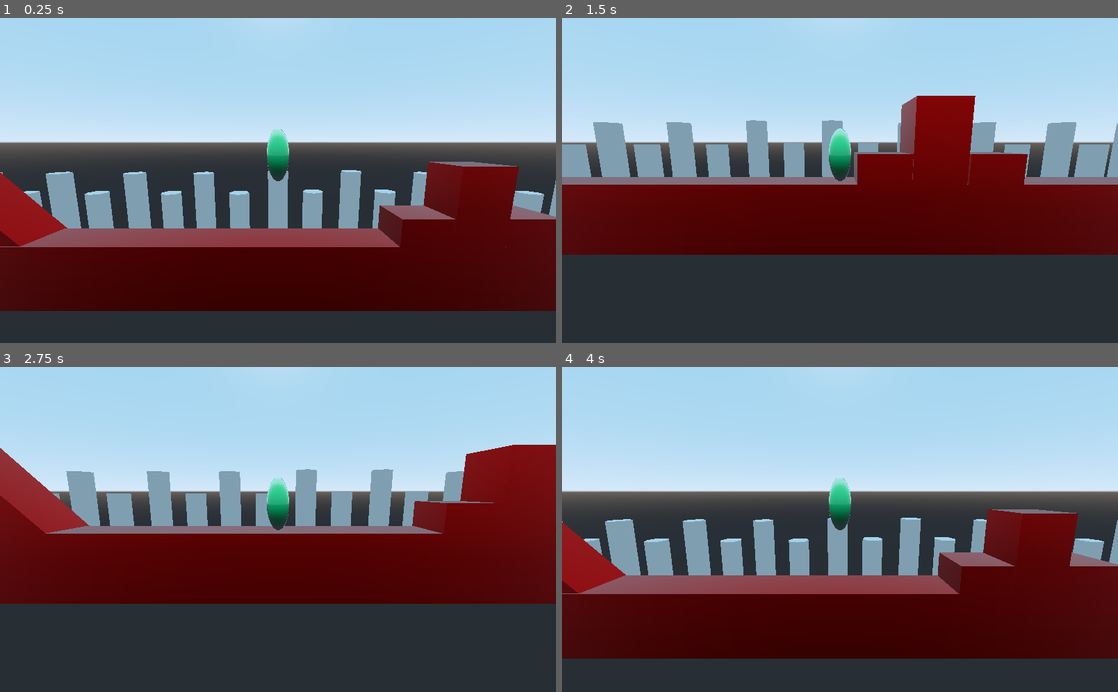
Above: before the commit, frames 1-4 (two rows, left to right).
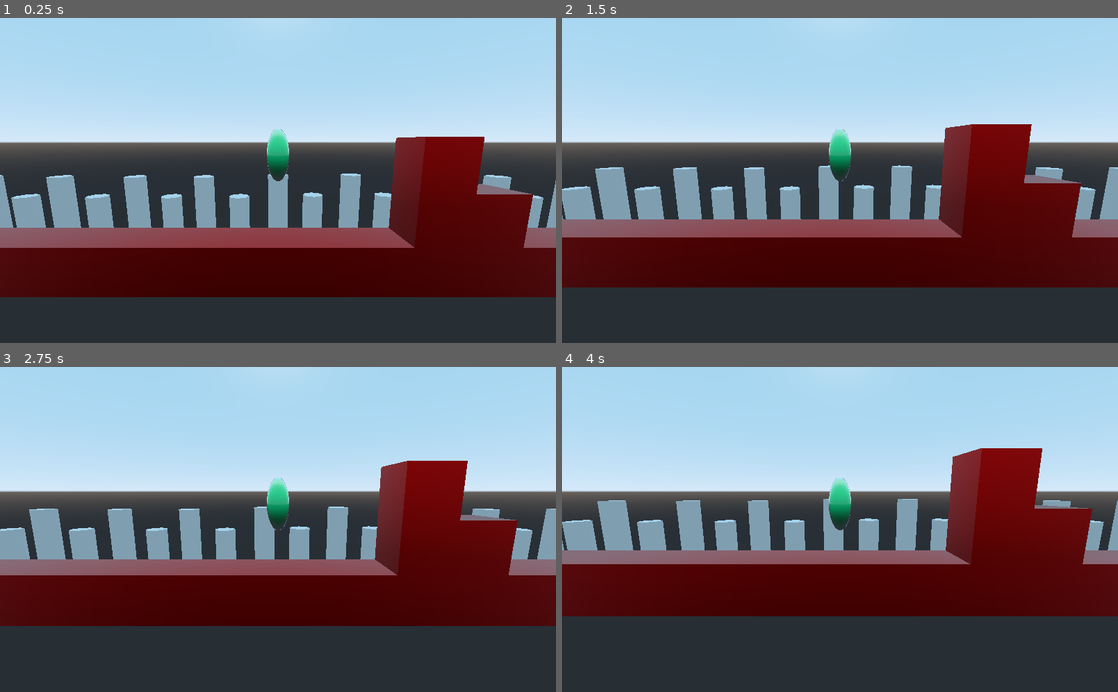
Above: after the commit, the same moments.

Repository: TresSims/YAPP
Game: Godot game, scene res://Start.tscn
The game is run twice, just before and just after one commit, with the same random seed, the same clock (stepped at 60 frames per second) and the same inputs.
Inputs:
- Up to frame 1 (0.25 s): no input
- Up to frame 2 (1.5 s): hold Right (ui_right) 0.53-1.28 s; hold Left (ui_left) from 1.28 s (still down)
- Up to frame 3 (2.75 s): release Left (ui_left) at 2.03 s; hold Right (ui_right) from 2.03 s (still down)
- Up to frame 4 (4 s): release Right (ui_right) at 2.78 s; hold Up (ui_up) 2.78-3.53 s; hold Left (ui_left) from 3.53 s (still down)

The runs differ from the first frame. In frame 1, 11% of the frame differs, in the area x 0-100%, y 36-91%; in frame 2, 35%, in the area x 0-100%, y 23-83%; in frame 3, 31%; in frame 4, 32%.

Commit message:
By all accounts this should work, and yet here we are.

Diff:
--- a/Start.tscn
+++ b/Start.tscn
@@ -1,7 +1,10 @@
-[gd_scene load_steps=6 format=2]
+[gd_scene load_steps=7 format=2]
 
 [ext_resource path="res://scripts/Mechanics.gd" type="Script" id=1]
 [ext_resource path="res://mat/Terrain.tres" type="Material" id=2]
+
+[sub_resource type="PhysicsMaterial" id=4]
+friction = 0.0
 
 [sub_resource type="CapsuleShape" id=1]
 radius = 1.06489
@@ -22,6 +25,9 @@
 [node name="RigidBody" type="RigidBody" parent="."]
 transform = Transform( 1, 0, 0, 0, 1, 0, 0, 0, 1, 0, 3.385, 0 )
 mode = 2
+physics_material_override = SubResource( 4 )
+gravity_scale = 2.0
+axis_lock_linear_z = true
 script = ExtResource( 1 )
 
 [node name="CollisionShape" type="CollisionShape" parent="RigidBody"]
@@ -43,53 +49,22 @@
 [node name="FG" type="Spatial" parent="."]
 
 [node name="Ground" type="CSGBox" parent="FG"]
-transform = Transform( 1, 0, 0, 0, 1, 0, 0, 0, 1, 0, -0.683127, -0.32858 )
-use_collision = true
-width = 99.2876
-height = 2.72746
+use_collision = true
+width = 100.0
 material = SubResource( 3 )
 
 [node name="CSGBox" type="CSGBox" parent="FG"]
-transform = Transform( 1, 0, 0, 0, 1, 0, 0, 0, 1, 5.66683, 0.786175, -0.331527 )
-use_collision = true
-material = ExtResource( 2 )
-
-[node name="CSGBox8" type="CSGBox" parent="FG"]
-transform = Transform( 0.70691, -0.707304, 0, 0.707304, 0.70691, 0, 0, 0, 1, -11.9443, 1.24525, -0.396713 )
-use_collision = true
-width = 2.07049
-height = 6.30773
-material = ExtResource( 2 )
-
-[node name="CSGBox9" type="CSGBox" parent="FG"]
-transform = Transform( -0.717204, -0.696863, 0, 0.696863, -0.717204, 0, 0, 0, 1, -14.9191, 1.19689, -0.396713 )
-use_collision = true
-width = 2.07049
-height = 6.30773
+transform = Transform( 1, 0, 0, 0, 1, 0, 0, 0, 1, 6, 2, 0 )
+use_collision = true
 material = ExtResource( 2 )
 
 [node name="CSGBox2" type="CSGBox" parent="FG"]
-transform = Transform( 1, 0, 0, 0, 1, 0, 0, 0, 1, 7.68047, 2.77625, -0.331527 )
-use_collision = true
-material = ExtResource( 2 )
-
-[node name="CSGBox4" type="CSGBox" parent="FG"]
-transform = Transform( 1, 0, 0, 0, 1, 0, 0, 0, 1, 17.5952, 2.77625, -0.331527 )
-use_collision = true
-material = ExtResource( 2 )
-
-[node name="CSGBox3" type="CSGBox" parent="FG"]
-transform = Transform( 1, 0, 0, 0, 1, 0, 0, 0, 1, 7.68047, 0.793852, -0.331527 )
+transform = Transform( 1, 0, 0, 0, 1, 0, 0, 0, 1, 6, 4, 0 )
 use_collision = true
 material = ExtResource( 2 )
 
 [node name="CSGBox6" type="CSGBox" parent="FG"]
-transform = Transform( 1, 0, 0, 0, 1, 0, 0, 0, 1, 9.74247, 0.793852, -0.331527 )
-use_collision = true
-material = ExtResource( 2 )
-
-[node name="CSGBox5" type="CSGBox" parent="FG"]
-transform = Transform( 1, 0, 0, 0, 1, 0, 0, 0, 1, 17.5952, 0.793852, -0.331527 )
+transform = Transform( 1, 0, 0, 0, 1, 0, 0, 0, 1, 8, 2, 0 )
 use_collision = true
 material = ExtResource( 2 )
 
@@ -106,17 +81,17 @@
 material = ExtResource( 2 )
 
 [node name="CSGBox13" type="CSGBox" parent="FG"]
-transform = Transform( 1, 0, 0, 0, 1, 0, 0, 0, 1, -35.6982, 0.793852, -0.331527 )
+transform = Transform( 1, 0, 0, 0, 1, 0, 0, 0, 1, -27, 2, 0 )
 use_collision = true
 material = ExtResource( 2 )
 
 [node name="CSGBox14" type="CSGBox" parent="FG"]
-transform = Transform( 1, 0, 0, 0, 1, 0, 0, 0, 1, -22.8221, 0.793852, -0.331527 )
+transform = Transform( 1, 0, 0, 0, 1, 0, 0, 0, 1, -23, 2, 0 )
 use_collision = true
 material = ExtResource( 2 )
 
 [node name="CSGBox15" type="CSGBox" parent="FG"]
-transform = Transform( 1, 0, 0, 0, 1, 0, 0, 0, 1, -29.6355, 3.41943, -0.331527 )
+transform = Transform( 1, 0, 0, 0, 1, 0, 0, 0, 1, -25, 4, 0 )
 use_collision = true
 material = ExtResource( 2 )
 
@@ -238,7 +213,7 @@
 height = 3.86543
 
 [node name="CSGCylinder44" type="CSGCylinder" parent="BG"]
-transform = Transform( 1, 0, 0, 0, 1, 0, 0, 0, 1, -25.7928, 1.19008, -2.51521 )
+transform = Transform( 0.999928, 0.0119727, 0, -0.0119727, 0.999928, 0, 0, 0, 1, -25.7928, 1.19008, -2.51521 )
 radius = 0.507086
 height = 3.86543
 
@@ -272,11 +247,6 @@
 radius = 0.507086
 height = 2.7868
 
-[node name="CSGCylinder32" type="CSGCylinder" parent="BG"]
-transform = Transform( 1, 0, 0, 0, 1, 0, 0, 0, 1, -16.4697, 0.788715, -2.54371 )
-radius = 0.507086
-height = 2.7868
-
 [node name="CSGCylinder43" type="CSGCylinder" parent="BG"]
 transform = Transform( 1, 0, 0, 0, 1, 0, 0, 0, 1, -38.5463, 0.788715, -2.54371 )
 radius = 0.507086
--- a/scripts/Mechanics.gd
+++ b/scripts/Mechanics.gd
@@ -1,11 +1,12 @@
 extends RigidBody
 
-const ACCEL = 30
-const JUMP_SPEED = 500
-
-const MAX_SPEED = 25
-
+const ACCEL = 60
+const MAX_SPEED = 15
+const JERK = 3
+const JUMP_SPEED = 750
+var DECAY = 0.95
 var vel = Vector3(0,0,0)
+var THRESHOLD = .05
 
 onready var DownRay = get_node("DownRay")
 
@@ -17,8 +18,15 @@
 func process_input(delta):
 	if Input.is_action_pressed("ui_right"):
 		vel.x += 1
+	if Input.is_action_just_pressed("ui_right") and linear_velocity.x < 0:
+		vel.x *= JERK
+		print("Jerk Input")
+
 	if Input.is_action_pressed("ui_left"):
 		vel.x -= 1
+	if Input.is_action_just_pressed("ui_left") and linear_velocity.x > 0:
+		vel.x *= JERK
+		print("Jerk Input")
 
 	if Input.is_action_just_pressed("ui_up")  && on_ground():
 		vel.y += 1
@@ -35,10 +43,17 @@
 
 func process_movement(delta):
 	add_central_force(vel)
-	print(linear_velocity)
+	if(linear_velocity.x > MAX_SPEED):
+		linear_velocity.x = MAX_SPEED
+	# print(linear_velocity)
 
 func process_decay(delta):
 	vel = Vector3(0, 0, 0)
+	if abs(linear_velocity.x) > THRESHOLD:
+		if not Input.is_action_pressed("ui_left") and not Input.is_action_pressed("ui_right"):
+			linear_velocity.x *= DECAY
+	else:
+		linear_velocity.x = 0
 
 func on_ground():
 	return DownRay.is_colliding()
